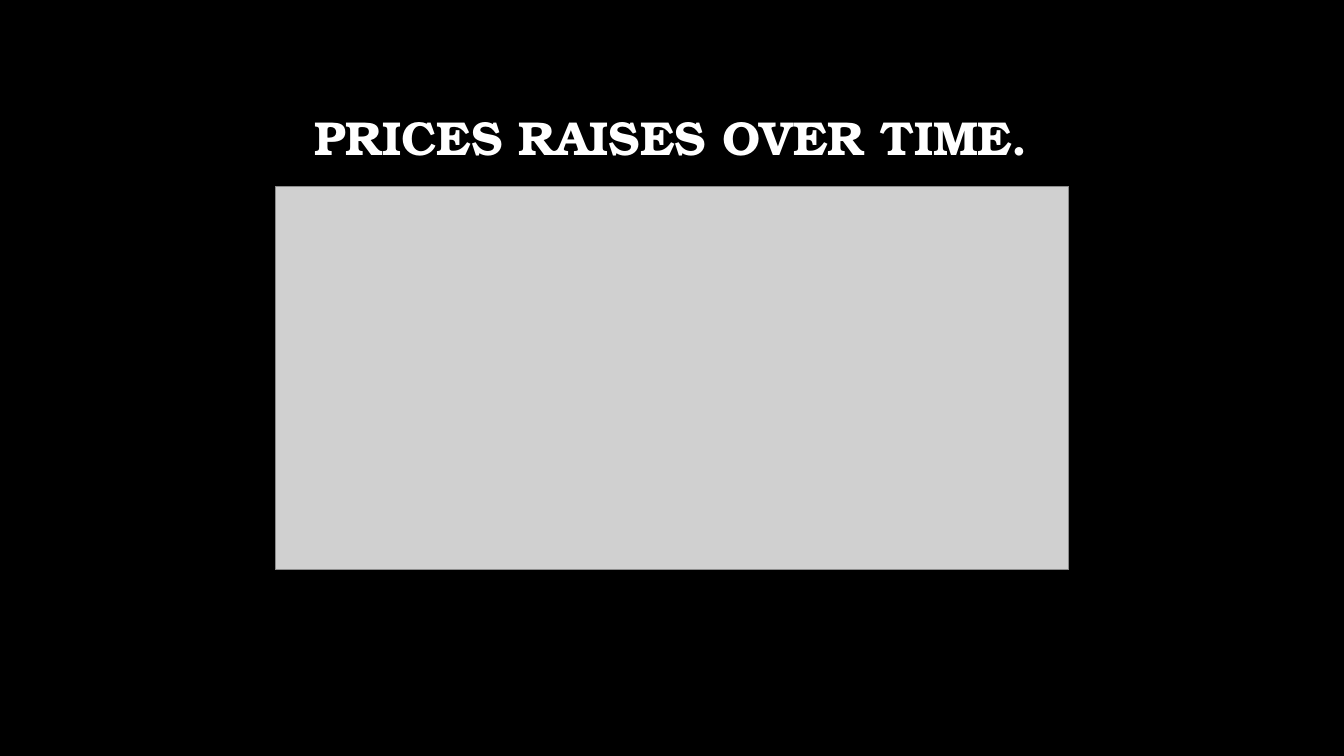
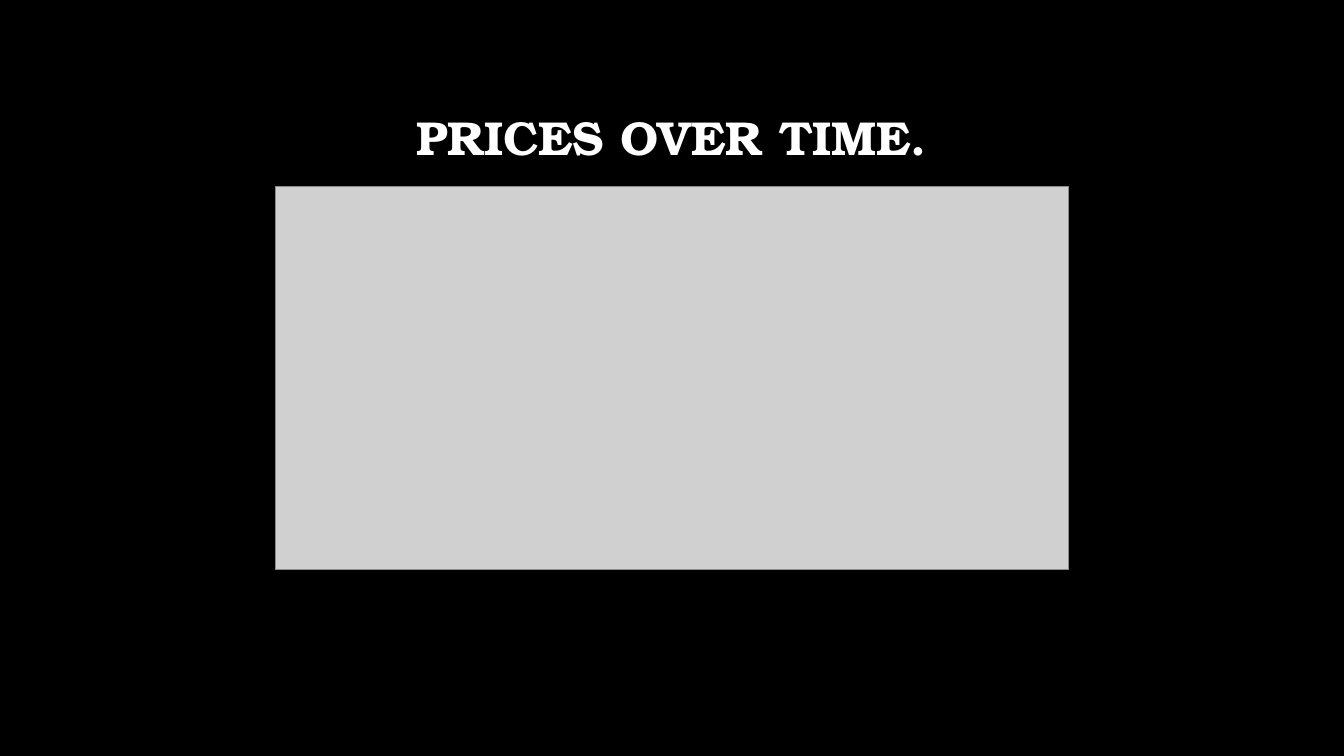
Before and after one commit to JEmmonsJR/SteamAPIAnalysis, a slide deck: slide 5 of SteamCapstone_wTheme.pptx. Drawn at 1344x756 pixels with LibreOffice and Linux fonts; fonts in the diff are those of the drawing; grey boxes stand for pictures; background and template pictures are left out. Boxes give left, top, right and bottom in pixels: in the first picture for what was removed or moved away, otherwise in the second. Text is boxed around its words. In the diff, an @@ line names an element or a change of style, - is before the commit and + after.

```diff
--- a/SteamCapstone_wTheme.pptx
+++ b/SteamCapstone_wTheme.pptx
@@ title at [416,122,926,156]: text changed @@
-PRICES RAISES OVER TIME.
+PRICES OVER TIME.
```
Also in this commit, not shown: 3 other slides changed, 2 slides added, 5 slides removed, 5 other files.
